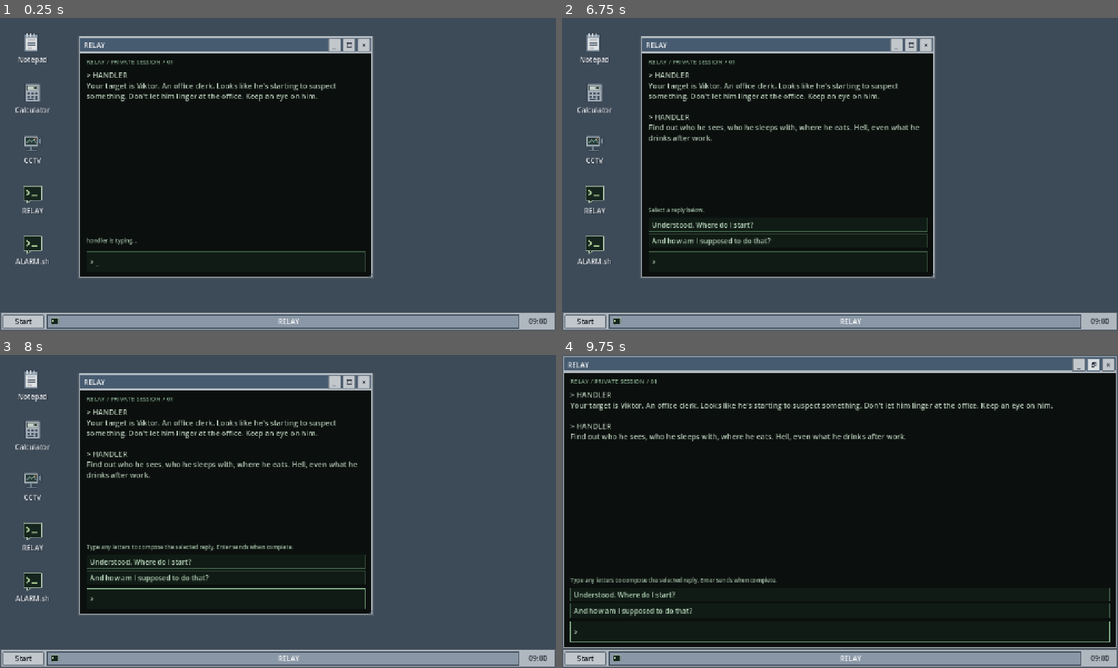
Above: before the commit, frames 1-4 (two rows, left to right).
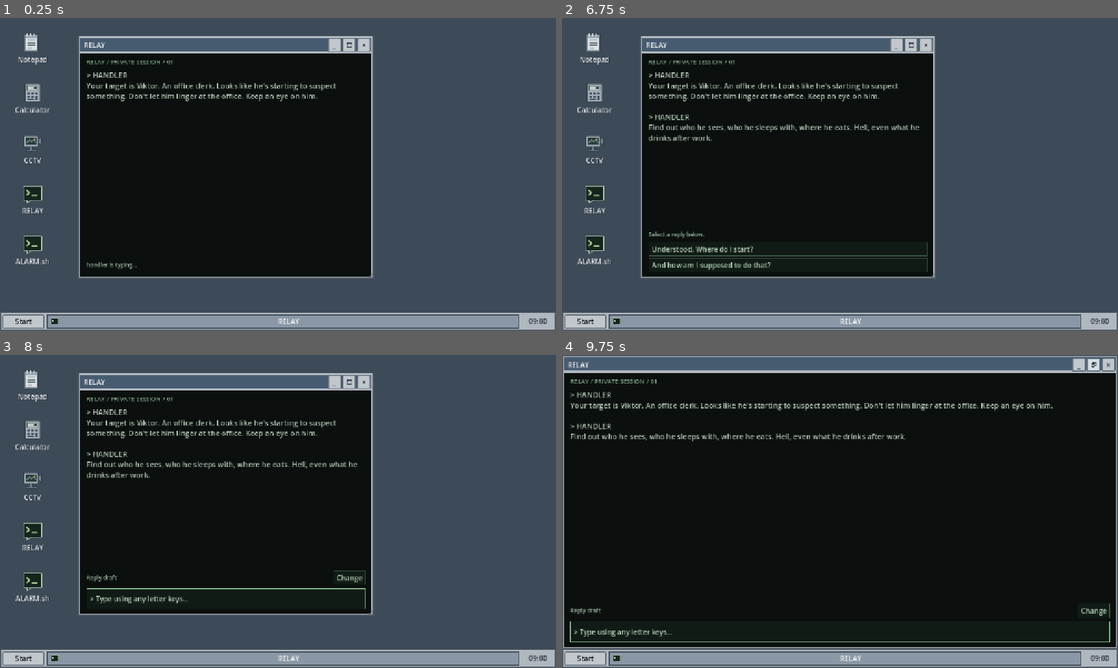
Above: after the commit, the same moments.

Repository: likhorada/SibGameJam_Autumn
Game: Godot game, scene res://tests/chat_fixture.tscn
Two runs of this game, one before a commit and one after it. Both use one fixed random seed, a clock stepped at 60 frames per second and the inputs below. This scene is started directly instead of the project's main scene.
Inputs (mouse positions are in pixels of both pictures, inside the frame that each line leads up to):
- Up to frame 1 (0.25 s): no input
- Up to frame 2 (6.75 s): click "_" at 0.5 s; click "Start" at 1.25 s; click "Start" at 2 s; click (595, 49) at 2.75 s; click (595, 99) at 3.5 s; click (595, 149) at 4.25 s; click (595, 202) at 5 s; click (595, 252) at 5.75 s; click "RELAY" at 6.5 s
- Up to frame 3 (8 s): click "Understood. Where do I start?" at 7.25 s
- Up to frame 4 (9.75 s): click "Understood. Where do I start?" (after the commit: "Change") at 8 s; click "Understood. Where do I start?" at 8.75 s; click (912, 383) at 9.5 s

The runs differ from the first frame. In frame 1, 0.4% of the frame differs, in the area x 15-66%, y 70-82%; in frame 2, 1.9%, in the area x 15-66%, y 60-81%; in frame 3, 1.4%; in frame 4, 1.2%.

Commit message:
Clarify RELAY reply drafting and sending

Diff:
--- a/data/translations/ui.csv
+++ b/data/translations/ui.csv
@@ -100,7 +100,10 @@
 CHAT_SUCCESS,Good. You're useful after all. Stay available.,Хорошо. От тебя всё-таки есть польза. Будь на связи.
 CHAT_FAILURE,You had one job. We're going with plan B.,У тебя была одна задача. Переходим к плану Б.
 CHAT_RECEIVING,handler is typing...,заказчик печатает...
-CHAT_TYPE_HELP,Type any letters to compose the selected reply. Enter sends when complete.,Нажимай любые буквы чтобы набрать выбранный ответ. Когда допечатаешь — Enter.
+CHAT_TYPE_HELP,Type using any letter keys…,Печатайте любыми буквенными клавишами…
+CHAT_DRAFT,Reply draft,Черновик ответа
+CHAT_CHANGE_REPLY,Change,Изменить
+CHAT_SEND_REPLY,Send ↵,Отправить ↵
 CHAT_CHOOSE,Select a reply below.,Выбери ответ ниже.
 CHAT_IDLE,Awaiting messages.,Ожидание сообщений.
 CHAT_WIN,REPORT ACCEPTED,ОТЧЁТ ПРИНЯТ
--- a/scripts/chat/chat_session.gd
+++ b/scripts/chat/chat_session.gd
@@ -55,6 +55,14 @@
 	changed.emit()
 
 
+func cancel_reply() -> void:
+	if selected.is_empty() or ended:
+		return
+	selected = ""
+	typed = 0
+	changed.emit()
+
+
 func type_character(length: int) -> void:
 	if not selected.is_empty() and not ended:
 		typed = mini(typed + 2, length)
--- a/scripts/ui/desktop/chat_app.gd
+++ b/scripts/ui/desktop/chat_app.gd
@@ -7,6 +7,10 @@
 var composer: Button
 var options: VBoxContainer
 var status: Label
+var draft_header: HBoxContainer
+var draft_label: Label
+var change_reply: Button
+var send_reply: Button
 var _delay: float = 0.0
 var _blink: float = 0.0
 
@@ -58,6 +62,19 @@
 	column.add_child(status)
 	options = VBoxContainer.new()
 	column.add_child(options)
+	draft_header = HBoxContainer.new()
+	column.add_child(draft_header)
+	draft_label = Label.new()
+	draft_label.size_flags_horizontal = Control.SIZE_EXPAND_FILL
+	draft_label.add_theme_font_size_override("font_size", 13)
+	draft_header.add_child(draft_label)
+	change_reply = Button.new()
+	change_reply.pressed.connect(func():
+		if input_enabled:
+			session.cancel_reply()
+			if options.get_child_count() > 0:
+				options.get_child(0).grab_focus())
+	draft_header.add_child(change_reply)
 	composer = Button.new()
 	composer.alignment = HORIZONTAL_ALIGNMENT_LEFT
 	composer.autowrap_mode = TextServer.AUTOWRAP_WORD_SMART
@@ -65,6 +82,11 @@
 	composer.pressed.connect(composer.grab_focus)
 	composer.gui_input.connect(_composer_input)
 	column.add_child(composer)
+	send_reply = Button.new()
+	send_reply.pressed.connect(func():
+		if input_enabled:
+			session.submit(tr(session.selected).length()))
+	column.add_child(send_reply)
 	session.changed.connect(_refresh)
 	session.finished.connect(func(won: bool, score: int): finished.emit(won, score))
 	_refresh()
@@ -102,7 +124,7 @@
 	for child: Node in options.get_children():
 		options.remove_child(child)
 		child.queue_free()
-	if session.pending.is_empty() and not session.ended:
+	if session.pending.is_empty() and not session.ended and session.selected.is_empty():
 		for key: String in session.choices:
 			var button := Button.new()
 			button.text = tr(key)
@@ -112,12 +134,23 @@
 				session.select_reply(key)
 				focus_composer())
 			options.add_child(button)
-	status.text = tr("CHAT_RECEIVING" if not session.pending.is_empty() else "CHAT_TYPE_HELP" if not session.selected.is_empty() else "CHAT_CHOOSE" if not session.choices.is_empty() else "CHAT_IDLE")
+	var drafting := not session.selected.is_empty()
+	options.visible = not drafting
+	status.visible = not drafting
+	draft_header.visible = drafting
+	composer.visible = drafting
+	draft_label.text = tr("CHAT_DRAFT")
+	change_reply.text = tr("CHAT_CHANGE_REPLY")
+	send_reply.text = tr("CHAT_SEND_REPLY")
+	status.text = tr("CHAT_RECEIVING" if not session.pending.is_empty() else "CHAT_CHOOSE" if not session.choices.is_empty() else "CHAT_IDLE")
 	_update_composer()
 
 
 func _update_composer() -> void:
-	composer.text = "> " + tr(session.selected).left(session.typed) + ("_" if fmod(_blink, 1.0) < 0.5 else " ")
+	var cursor := "_" if fmod(_blink, 1.0) < 0.5 else " "
+	var text := tr("CHAT_TYPE_HELP") if session.typed == 0 else tr(session.selected).left(session.typed)
+	composer.text = "> " + text + cursor
+	send_reply.visible = not session.selected.is_empty() and session.typed >= tr(session.selected).length()
 
 
 func _composer_input(event: InputEvent) -> void:
--- a/tests/chat_fixture.gd
+++ b/tests/chat_fixture.gd
@@ -40,5 +40,7 @@
 		"question": chat.session.question_index, "ended": chat.session.ended,
 		"score": chat.session.score, "frozen": process_mode == Node.PROCESS_MODE_DISABLED,
 		"presses": terminal_ui.input_audio.presses_played, "audio": terminal_ui.input_audio.enabled,
+		"draft_visible": chat.draft_header.visible, "send_visible": chat.send_reply.visible,
+		"placeholder": chat.session.typed == 0 and chat.composer.text.contains(tr("CHAT_TYPE_HELP")),
 		"composer": [point.x, point.y], "active": String(terminal_ui.active_app)}
 	JavaScriptBridge.eval("window.chatTelemetry = " + JSON.stringify(data))
--- a/tests/chat_smoke.gd
+++ b/tests/chat_smoke.gd
@@ -69,9 +69,20 @@
 	var session := chat.session
 	expect(desktop.active_app == &"chat" and session.intro_step == 0, "Chat auto-opens on first PC login")
 	drain(session)
+	expect(chat.options.visible and not chat.composer.visible and not chat.send_reply.visible, "Choice state hides draft and send button")
 	chat.options.get_child(0).pressed.emit()
 	await process_frame
 	expect(root.gui_get_focus_owner() == chat.composer, "Choosing answer focuses composer")
+	expect(not chat.options.visible and chat.draft_header.visible and chat.composer.visible, "Selected reply replaces choices with draft")
+	expect(chat.composer.text.contains(tr("CHAT_TYPE_HELP")) and not chat.send_reply.visible, "Empty draft explains typing inside composer")
+	key(KEY_Z, 122)
+	await process_frame
+	chat.change_reply.pressed.emit()
+	await process_frame
+	expect(session.selected.is_empty() and session.typed == 0 and chat.options.visible, "Change discards draft and restores choices")
+	expect(session.intro_step == 0 and session.history.size() > 0, "Changing reply does not advance dialogue")
+	chat.options.get_child(0).pressed.emit()
+	await process_frame
 	key(KEY_ENTER)
 	await process_frame
 	expect(session.intro_step == 0, "Enter cannot send an incomplete answer")
@@ -97,6 +108,18 @@
 	game.enter_computer()
 	await create_timer(0.2).timeout
 	expect(session.intro_step == 0 and session.typed == 2, "Returning to PC does not restart tutorial")
+	TranslationServer.set_locale("en")
+	await process_frame
+	expect(session.typed == 0 and chat.composer.text.contains(tr("CHAT_TYPE_HELP")), "Locale change resets draft and translates placeholder")
+	TranslationServer.set_locale("ru")
+	await process_frame
+	for index: int in tr(session.selected).length():
+		key(KEY_Z, 122)
+		await process_frame
+	expect(chat.send_reply.visible and not chat.options.visible, "Completed draft reveals send button only")
+	chat.send_reply.pressed.emit()
+	await process_frame
+	expect(session.selected.is_empty() and session.intro_step == 1 and not chat.composer.visible and not chat.send_reply.visible, "Send button submits completed draft and returns to receiving")
 	game.leave_computer(false)
 	await create_timer(0.2).timeout
 	game.dev_menu.open_menu()
Binary file changed: data/translations/ui.en.translation
Binary file changed: data/translations/ui.ru.translation
Not shown, changed: doc/CHAT.md
Not shown, changed: tools/chat_web_check.mjs
